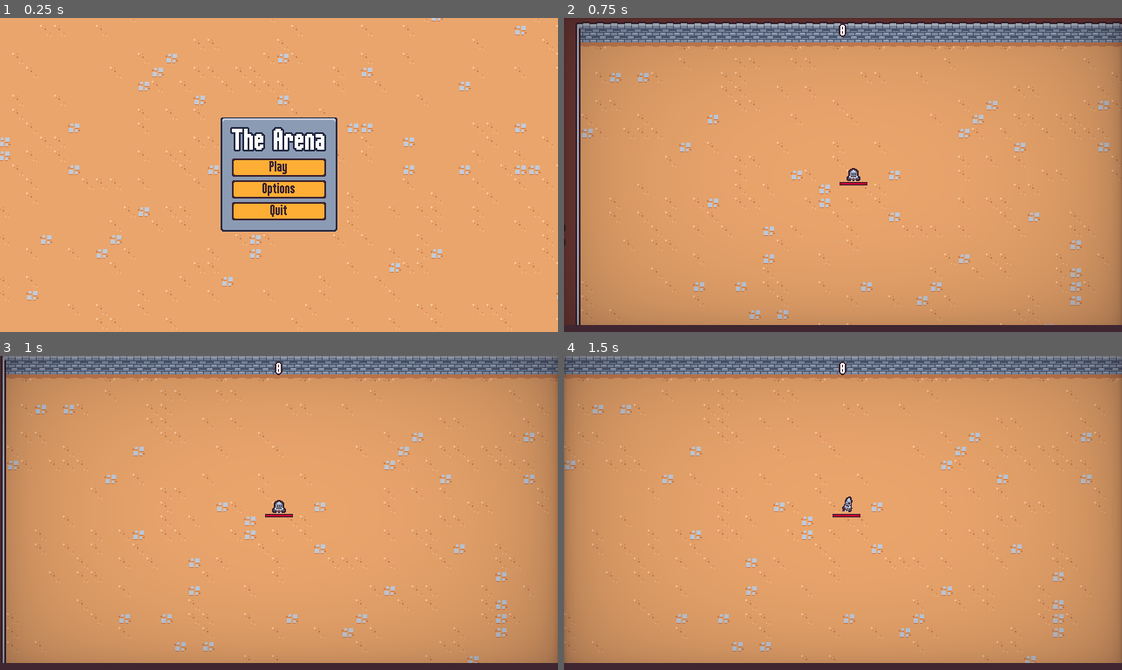
Above: before the commit, frames 1-4 (two rows, left to right).
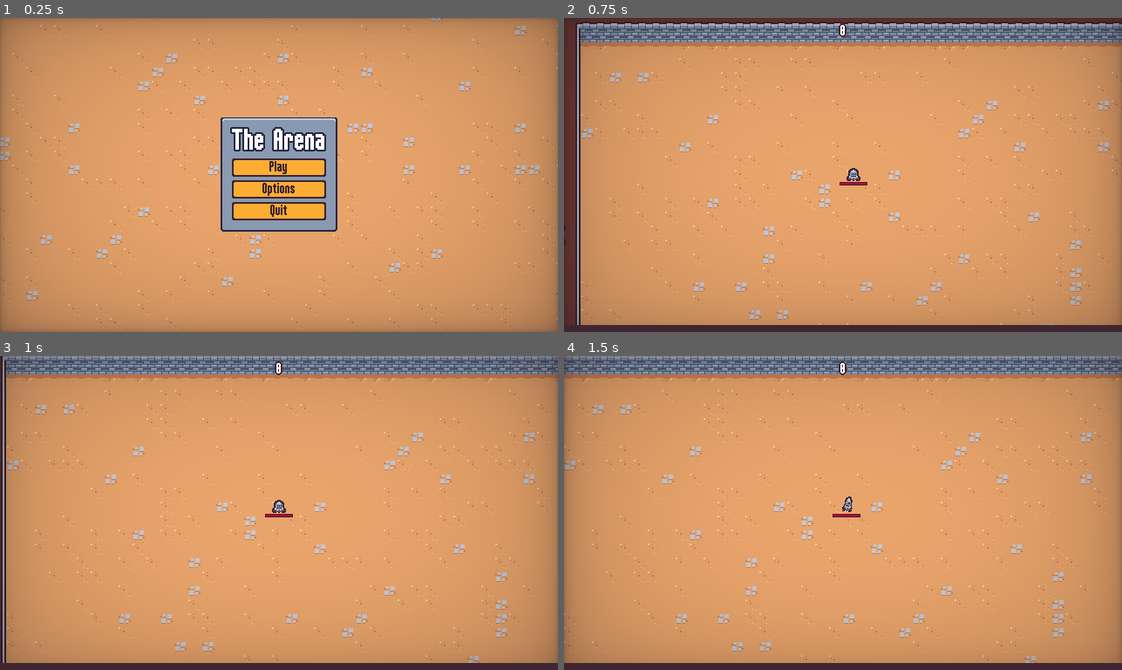
Above: after the commit, the same moments.

Repository: SugarF0x/2D-survivor-course
Game: Godot game, scene res://scenes/ui/main_menu.tscn
Two runs of this game, one before a commit and one after it. Both use one fixed random seed, a clock stepped at 60 frames per second and the inputs below. Sound files missing from this copy of the repository are replaced by a short silence.
Inputs (mouse positions are in pixels of both pictures, inside the frame that each line leads up to):
- Up to frame 1 (0.25 s): no input
- Up to frame 2 (0.75 s): click "Play" at 0.5 s
- Up to frame 3 (1 s): no input
- Up to frame 4 (1.5 s): tap Enter at 1.25 s; move the mouse to (965, 497) at 1.27 s; press the mouse at (965, 497) at 1.28 s; hold D (move_right) from 1.28 s (still down)

The runs differ from the first frame. In frame 1, 32% of the frame differs, in the area x 0-100%, y 0-100%; in frame 2, nothing differs; in frame 3, nothing differs; in frame 4, nothing differs.

Commit message:
add main menu vignette

Diff:
--- a/scenes/ui/main_menu.tscn
+++ b/scenes/ui/main_menu.tscn
@@ -1,11 +1,15 @@
-[gd_scene load_steps=4 format=3 uid="uid://iye1w43t3gg3"]
+[gd_scene load_steps=5 format=3 uid="uid://iye1w43t3gg3"]
 
 [ext_resource type="Script" path="res://scenes/ui/main_menu.gd" id="1_s24f6"]
 [ext_resource type="TileSet" uid="uid://mggajm5jt6xg" path="res://resources/tileset.tres" id="1_yb5t5"]
+[ext_resource type="PackedScene" uid="uid://dl1o1sp0rkqbm" path="res://scenes/ui/vignette.tscn" id="2_srxg0"]
 [ext_resource type="PackedScene" uid="uid://dx41vbtn8htxd" path="res://scenes/ui/sound_button.tscn" id="2_sxhlo"]
 
 [node name="MainMenu" type="CanvasLayer"]
 script = ExtResource("1_s24f6")
+
+[node name="Vignette" parent="." instance=ExtResource("2_srxg0")]
+layer = 2
 
 [node name="TileMap" type="TileMap" parent="."]
 position = Vector2(-291, -58)
